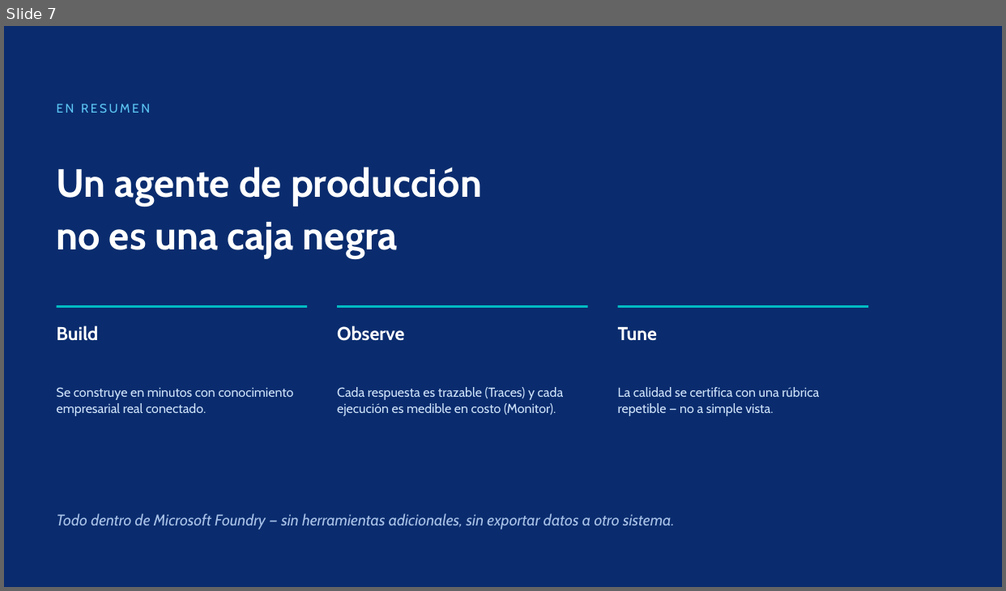
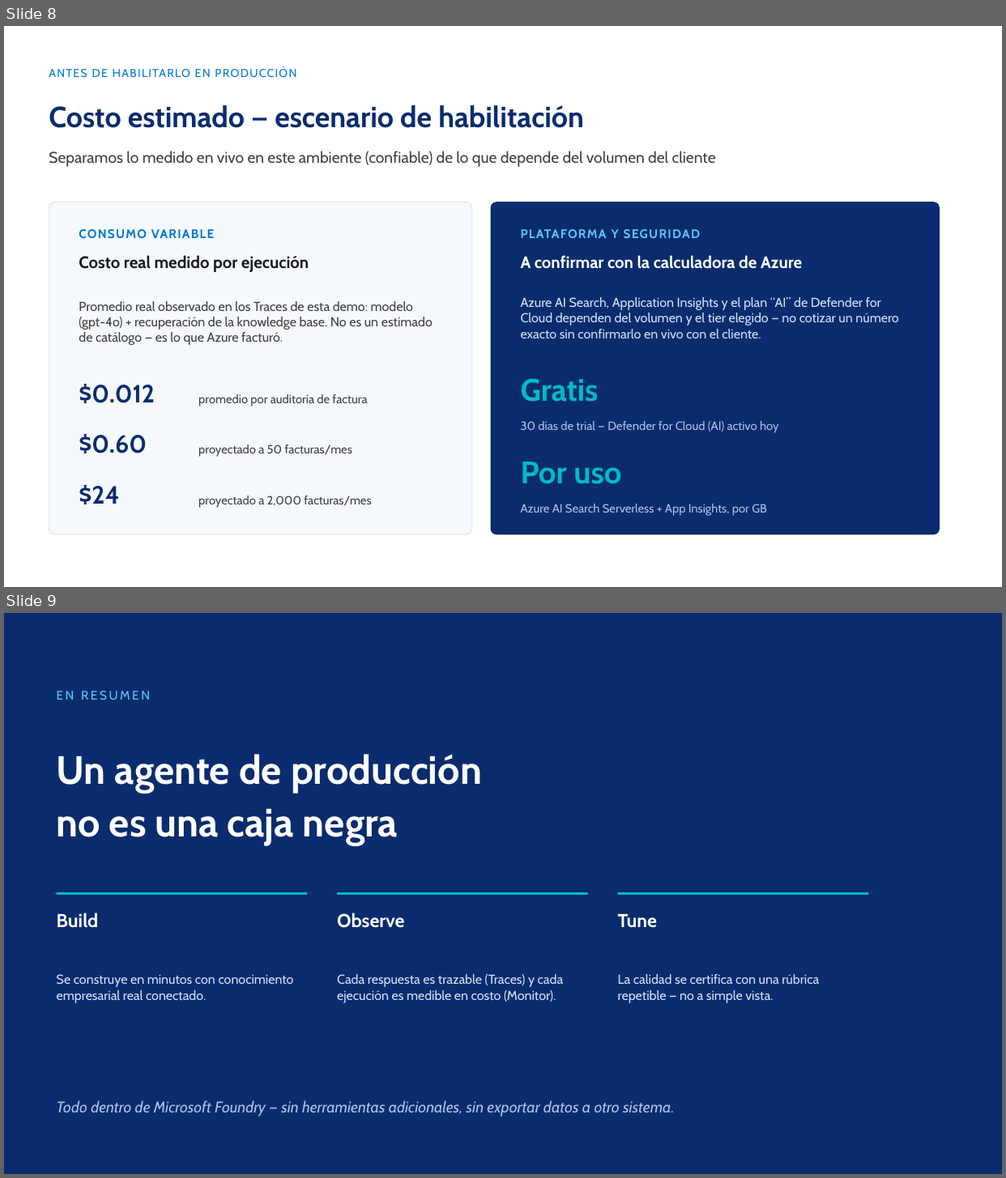
Before and after one commit to jorgedvp/foundry-invoice-audit-agent-demo, a slide deck: deliverables/Invoice-Audit-Agent-Resumen.pptx. Shown one above the other, each under a label of ours: slide 7 before the commit, slides 8 and 9 after it. The pictures are 1006x591 and 1006x1178 pixels, drawn with LibreOffice and Linux fonts; fonts in the diff are those of the drawing. Boxes give left, top, right and bottom in pixels: in the first picture for what was removed or moved away, otherwise in the second. Text is boxed around its words. In the diff, an @@ line names an element or a change of style, - is before the commit and + after.

```diff
--- a/deliverables/Invoice-Audit-Agent-Resumen.pptx
+++ b/deliverables/Invoice-Audit-Agent-Resumen.pptx
@@ slide 8 added at box(4, 26, 1002, 587), background #FFFFFF @@
@@ text added at box(49, 67, 296, 78), 11 pt, text #0078D4 @@
+ANTES DE HABILITARLO EN PRODUCCIÓN
@@ text added at box(49, 105, 584, 128), 28 pt, text #0A2C6E, bold @@
+Costo estimado — escenario de habilitación
@@ text added at box(49, 151, 716, 167), 15 pt, text #404040 @@
+Separamos lo medido en vivo en este ambiente (confiable) de lo que depende del volumen del cliente
@@ rounded rectangle added at box(49, 202, 472, 535), fill #F5F8FC, outline #E3E9F2 1 pt @@
@@ rounded rectangle added at box(491, 202, 940, 535), fill #0A2C6E @@
@@ text added at box(79, 229, 215, 239), 12 pt, text #0078D4, bold @@
+CONSUMO VARIABLE
@@ text added at box(521, 229, 700, 238), 12 pt, text #5CC6F5, bold @@
+PLATAFORMA Y SEGURIDAD
@@ text added at box(79, 255, 309, 272), 16 pt, text #1A1A1A, bold @@
+Costo real medido por ejecución
@@ text added at box(521, 255, 802, 269), 16 pt, text #FFFFFF, bold @@
+A confirmar con la calculadora de Azure
@@ text added at box(79, 301, 432, 345), 12.5 pt, text #404040 @@
+Promedio real observado en los Traces de esta demo: modelo (gpt-4o) + recuperación de la knowledge base. No es un estimado de catálogo — es lo que Azure facturó.
@@ text added at box(521, 297, 898, 339), 12.5 pt, text #CFE3FA @@
+Azure AI Search, Application Insights y el plan “AI” de Defender for Cloud dependen del volumen y el tier elegido — no cotizar un número exacto sin confirmarlo en vivo con el cliente.
@@ text added at box(79, 384, 155, 403), 24 pt, text #0A2C6E, bold @@
+$0.012
@@ text added at box(521, 378, 599, 402), 30 pt, text #00BBC3, bold @@
+Gratis
@@ text added at box(198, 395, 367, 407), 11.5 pt, text #404040 @@
+promedio por auditoría de factura
@@ text added at box(79, 434, 147, 454), 24 pt, text #0A2C6E, bold @@
+$0.60
@@ text added at box(521, 421, 778, 433), 11.5 pt, text #A9C2E8 @@
+30 días de trial — Defender for Cloud (AI) activo hoy
@@ text added at box(198, 445, 352, 457), 11.5 pt, text #404040 @@
+proyectado a 50 facturas/mes
@@ text added at box(521, 462, 621, 484), 30 pt, text #00BBC3, bold @@
+Por uso
@@ text added at box(79, 485, 119, 505), 24 pt, text #0A2C6E, bold @@
+$24
@@ text added at box(198, 496, 371, 508), 11.5 pt, text #404040 @@
+proyectado a 2,000 facturas/mes
@@ text added at box(521, 504, 767, 516), 11.5 pt, text #A9C2E8 @@
+Azure AI Search Serverless + App Insights, por GB
@@ what was slide 7 is now slide 9 @@
```
Also in this commit, not shown: 1 other slide added.
